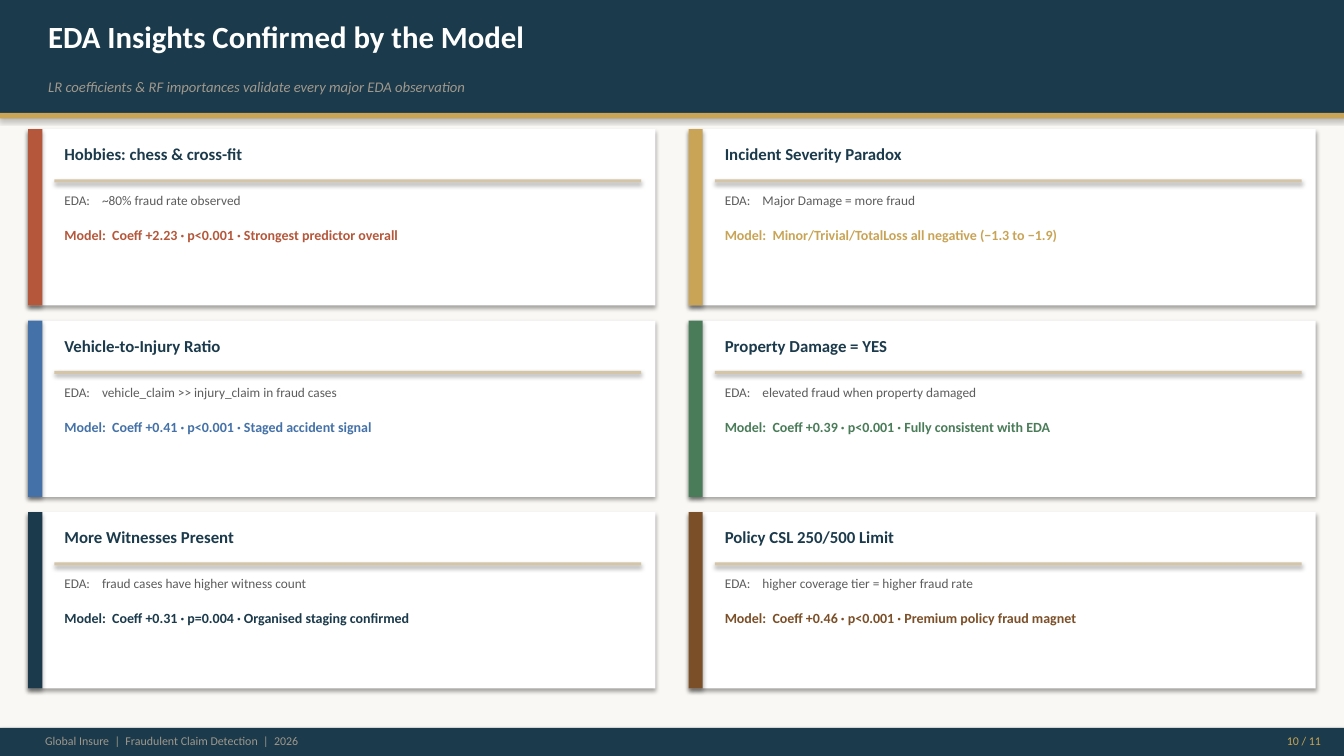
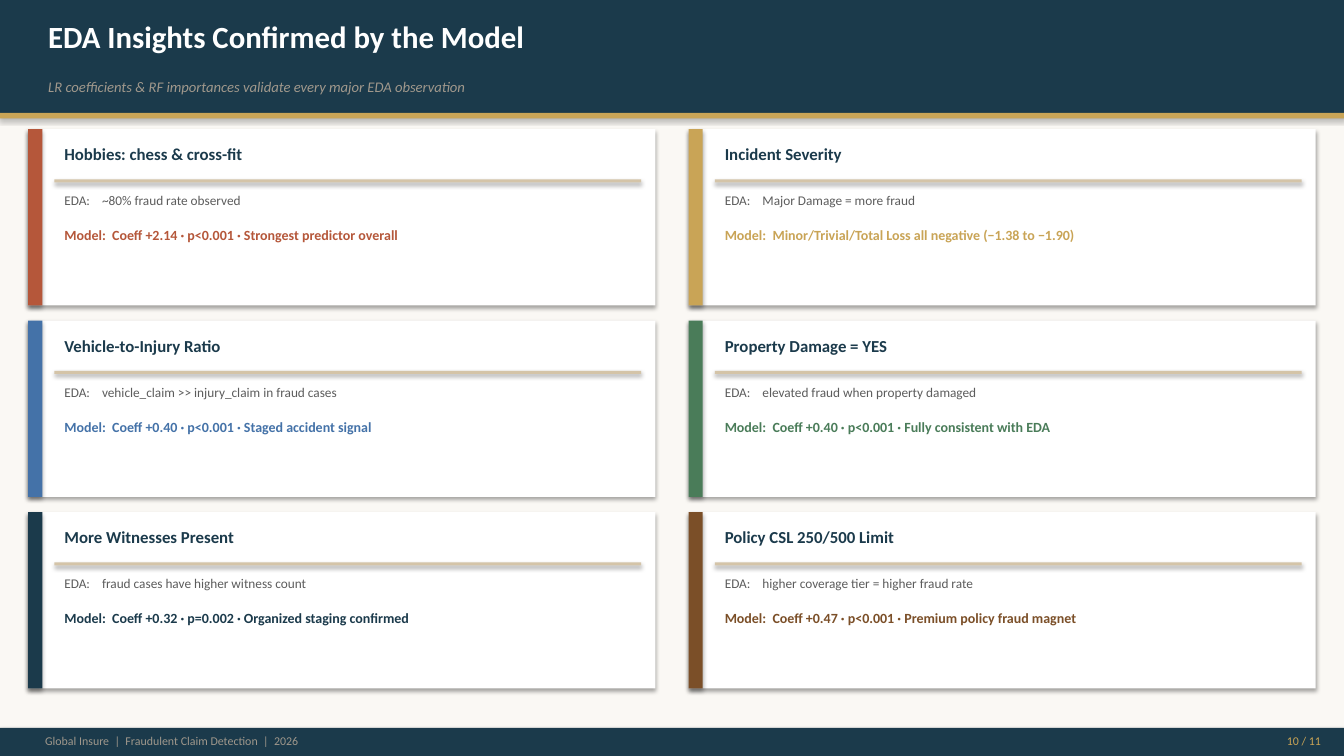
Before and after one commit to VFulara/Fraudulent-Claim-Detection, a slide deck: slide 10 of Fraudulent_Claim_Detection.pptx. Drawn at 1344x756 pixels with LibreOffice and Linux fonts; fonts in the diff are those of the drawing. Boxes give left, top, right and bottom in pixels: in the first picture for what was removed or moved away, otherwise in the second. Text is boxed around its words. In the diff, an @@ line names an element or a change of style, - is before the commit and + after.

```diff
--- a/Fraudulent_Claim_Detection.pptx
+++ b/Fraudulent_Claim_Detection.pptx
@@ text at (x1=725, y1=148, x2=841, y2=163): text changed @@
-Incident Severity Paradox
+Incident Severity
@@ text at (x1=64, y1=230, x2=397, y2=243): text changed @@
-Model: Coeff +2.23 · p<0.001 · Strongest predictor overall
+Model: Coeff +2.14 · p<0.001 · Strongest predictor overall
@@ text at (x1=725, y1=230, x2=1074, y2=243): text changed @@
-Model: Minor/Trivial/TotalLoss all negative (−1.3 to −1.9)
+Model: Minor/Trivial/Total Loss all negative (−1.38 to −1.90)
@@ text at (x1=64, y1=422, x2=371, y2=435): text changed @@
-Model: Coeff +0.41 · p<0.001 · Staged accident signal
+Model: Coeff +0.40 · p<0.001 · Staged accident signal
@@ text at (x1=725, y1=422, x2=1050, y2=434): text changed @@
-Model: Coeff +0.39 · p<0.001 · Fully consistent with EDA
+Model: Coeff +0.40 · p<0.001 · Fully consistent with EDA
@@ text at (x1=64, y1=613, x2=409, y2=626): text changed @@
-Model: Coeff +0.31 · p=0.004 · Organised staging confirmed
+Model: Coeff +0.32 · p=0.002 · Organized staging confirmed
@@ text at (x1=725, y1=613, x2=1076, y2=626): text changed @@
-Model: Coeff +0.46 · p<0.001 · Premium policy fraud magnet
+Model: Coeff +0.47 · p<0.001 · Premium policy fraud magnet
```
Also in this commit, not shown: 3 other slides changed, 6 other files.
